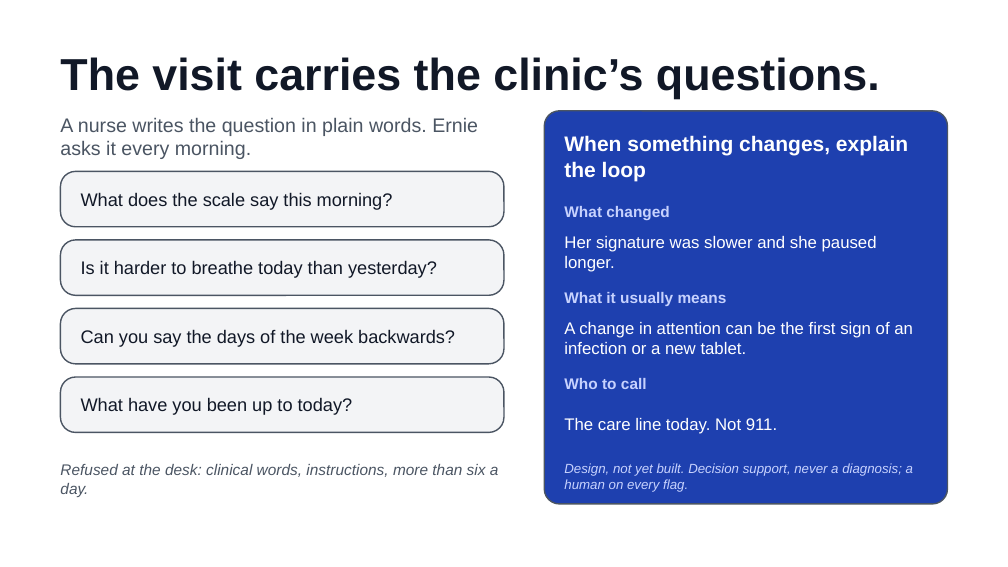
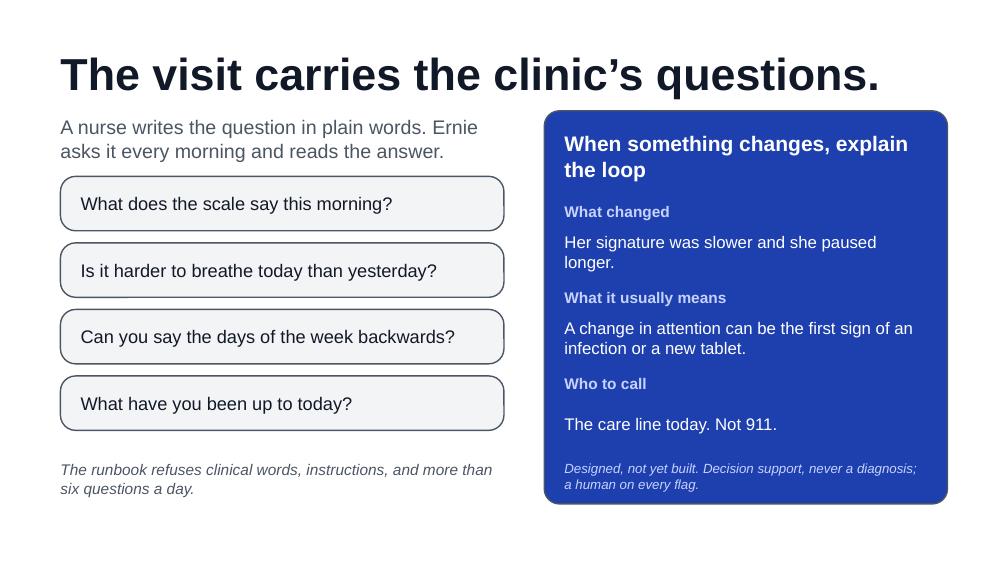
Before and after one commit to cpluntke/ernie, a slide deck: slide 7 of docs/talk/ernie-talk.pptx. Drawn at 1008x567 pixels with LibreOffice and Linux fonts; fonts in the diff are those of the drawing. Boxes give left, top, right and bottom in pixels: in the first picture for what was removed or moved away, otherwise in the second. Text is boxed around its words. In the diff, an @@ line names an element or a change of style, - is before the commit and + after.

```diff
--- a/docs/talk/ernie-talk.pptx
+++ b/docs/talk/ernie-talk.pptx
@@ text at (60,120,478,162): text changed @@
-A nurse writes the question in plain words. Ernie asks it every morning.
+A nurse writes the question in plain words. Ernie asks it every morning and reads the answer.
@@ rounded rectangle: place and size @@
-rounded rectangle at (60,171,504,227)
+rounded rectangle at (60,176,504,231)
@@ proportions changed in 3 elements at (60,376,504,430), (60,243,504,297), (60,176,504,231) @@
@@ text "What does the scale say ...": place and size @@
-text "What does the scale say ..." at (81,192,393,210)
+text "What does the scale say ..." at (81,196,393,214)
@@ text at (60,464,492,497): text changed @@
-Refused at the desk: clinical words, instructions, more than six a day.
+The runbook refuses clinical words, instructions, and more than six questions a day.
@@ text at (564,463,917,492): text changed @@
-Design, not yet built. Decision support, never a diagnosis; a human on every flag.
+Designed, not yet built. Decision support, never a diagnosis; a human on every flag.
```
Also in this commit, not shown: 6 other slides changed, 8 other files.
